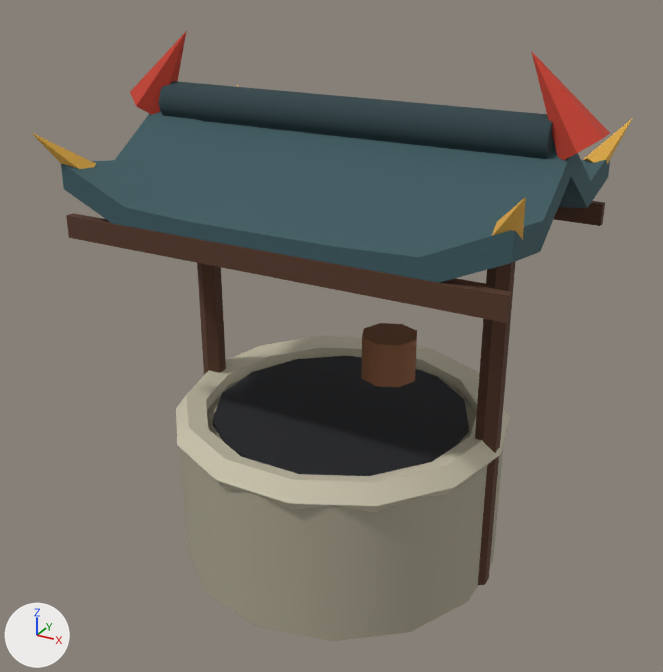
The Blender file art/env/well.blend, before and after one commit.
The view is the same before and after, from a camera (50 mm lens) standing at (2.25, -4.21, 3.44) and looking at (-0.03, -0.07, 1.37). Arrows for +X, +Y and +Z are at lower left; the lights stay in place. The first picture is the older version. Objects named as collision shapes, trigger or cutter boxes, shadow casters or lower levels of detail are left out.

Objects in the first picture: 'Well'.
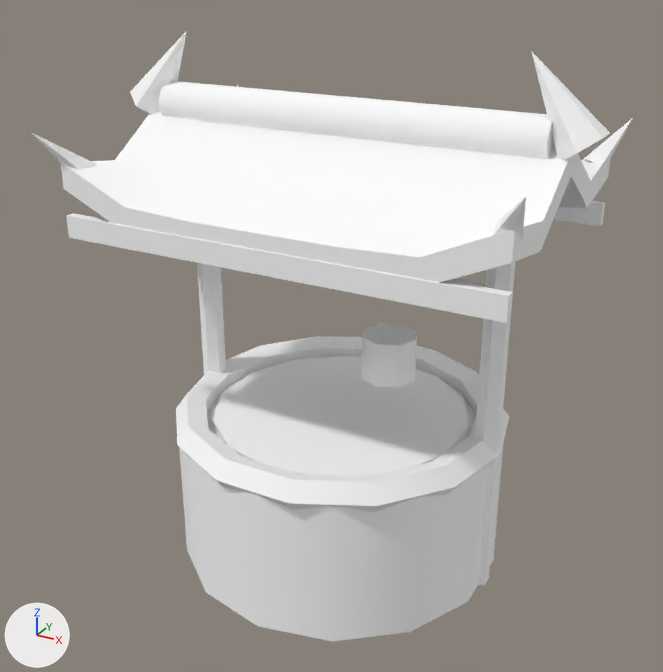
What differs and where, as boxes [x1, y1, x2, y2] in the pictures (663 x 672 px):
```json
{"part": 1, "of": "me_well", "change": "recoloured", "before": [179, 369, 504, 641], "after": [179, 369, 504, 641], "on screen": "grey to white"}
{"part": 2, "of": "me_well", "change": "recoloured", "before": [213, 356, 469, 476], "after": [213, 356, 469, 476], "on screen": "black to white"}
{"part": 3, "of": "me_well", "change": "recoloured", "before": [176, 336, 509, 512], "after": [176, 336, 509, 512], "on screen": "pale yellow to white"}
{"part": 4, "of": "me_well", "change": "recoloured", "before": [66, 201, 605, 585], "after": [66, 201, 605, 585]}
{"part": 5, "of": "me_well", "change": "recoloured", "before": [361, 278, 486, 387], "after": [361, 278, 486, 387], "on screen": "brown to white"}
{"part": 6, "of": "me_well", "change": "recoloured", "before": [61, 111, 610, 283], "after": [61, 111, 610, 283], "on screen": "dark cyan to white"}
{"part": 7, "of": "me_well", "change": "recoloured", "before": [158, 81, 554, 159], "after": [158, 81, 554, 159], "on screen": "dark cyan to white"}
{"part": 8, "of": "me_well", "change": "recoloured", "before": [130, 31, 610, 160], "after": [130, 31, 610, 160]}
{"part": 9, "of": "me_well", "change": "recoloured", "before": [32, 84, 633, 240], "after": [32, 84, 633, 240]}
```

Edits to the scene script, one JSON object a line:
```json
{"op": "add", "block": "mat_vk_vcol", "code": ["mat_vk_vcol = principled_material('VK_vcol')", "mat_vk_vcol.base_color = (1.0, 1.0, 1.0)  # white #ffffff", "mat_vk_vcol.roughness = 0.9"]}
{"block": "me_well", "where": "me_well.from_pydata(...)  # 318 vertices, 264 faces; spans x -1.34..1.34, y -0.96..0.96, z -0.01..2.95"}
{"block": "me_well", "where": "# used by ob_well; location = (0.0, 0.0, 0.0)"}
{"block": "me_well", "change": "me_well part 1: all 16 faces that had it switch from mat_vk_stone (grey #a9a38e) to mat_vk_vcol (white #ffffff)"}
{"block": "me_well", "change": "me_well part 2: all 16 faces that had it switch from mat_vk_ink (black #1b1d22) to mat_vk_vcol (white #ffffff)"}
{"block": "me_well", "change": "me_well part 3: all 70 faces that had it switch from mat_vk_stone_light (pale yellow #cfc8b0) to mat_vk_vcol (white #ffffff)"}
{"block": "me_well", "change": "me_well part 4: all 28 faces that had it switch from mat_vk_wood_dark (brown #573827) to mat_vk_vcol (white #ffffff)"}
{"block": "me_well", "change": "me_well part 5: all 18 faces that had it switch from mat_vk_wood (brown #8a5a3b) to mat_vk_vcol (white #ffffff)"}
{"block": "me_well", "change": "me_well part 6: all 68 faces that had it switch from mat_vk_roof (dark cyan #3b5a60) to mat_vk_vcol (white #ffffff)"}
{"block": "me_well", "change": "me_well part 7: all 10 faces that had it switch from mat_vk_roof_dark (dark cyan #2a4045) to mat_vk_vcol (white #ffffff)"}
{"block": "me_well", "change": "me_well part 8: all 14 faces that had it switch from mat_vk_vermilion (red #c8402e) to mat_vk_vcol (white #ffffff)"}
{"block": "me_well", "change": "me_well part 9: all 24 faces that had it switch from mat_vk_gold (orange #e9b24a) to mat_vk_vcol (white #ffffff)"}
```
